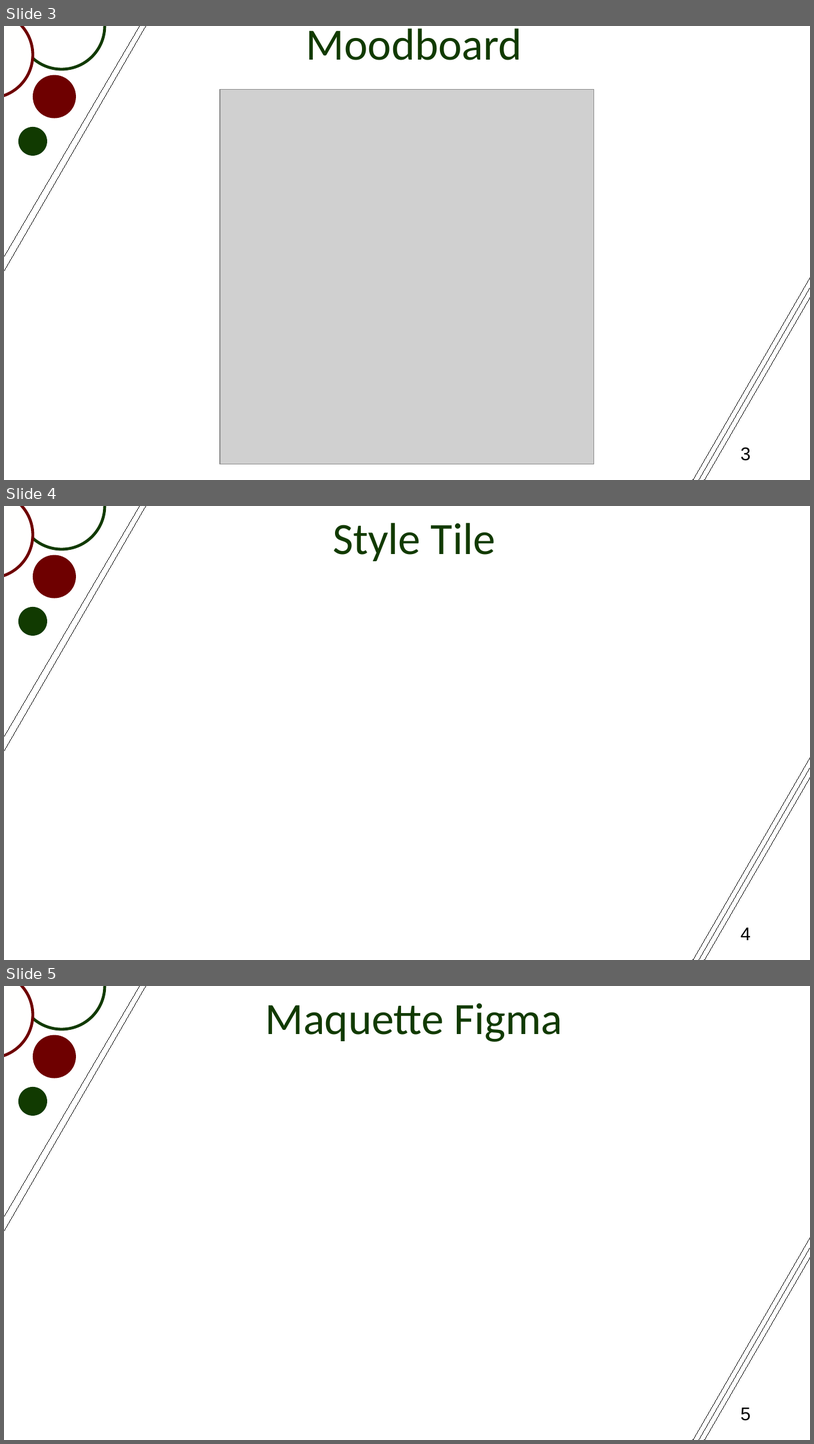
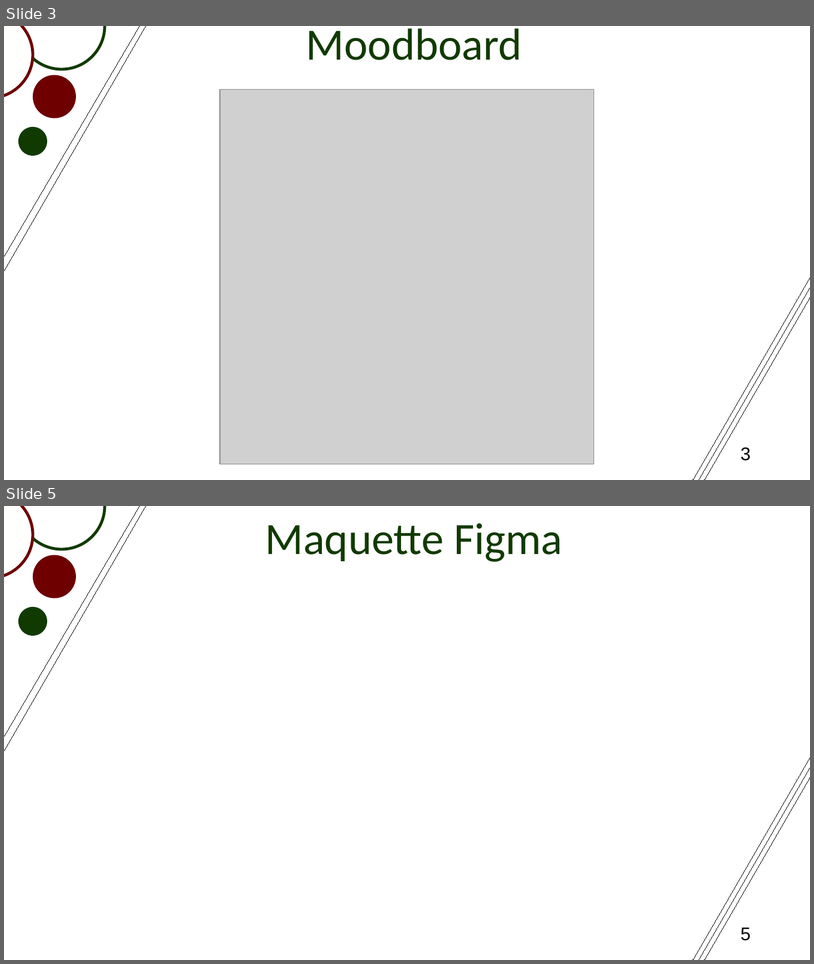
Before and after one commit to Tolrom/JeffPizza, a slide deck: presentation.odp. Shown one above the other, each under a label of ours: slides 3, 4 and 5 before the commit, slides 3 and 5 after it; the slides between them are not shown. The pictures are 814x1444 and 814x964 pixels, drawn with LibreOffice and Linux fonts; fonts in the diff are those of the drawing; grey boxes stand for pictures. Boxes give left, top, right and bottom in pixels: in the first picture for what was removed or moved away, otherwise in the second. Text is boxed around its words. In the diff, an @@ line names an element or a change of style, - is before the commit and + after.

```diff
--- a/presentation.odp
+++ b/presentation.odp
@@ slide 4 removed at [4, 506, 810, 960], background #FFFFFF @@
@@ line removed from (4, 751) to (163, 506) @@
@@ line removed from (4, 736) to (148, 506) @@
@@ ellipse removed at [4, 506, 33, 578] @@
@@ ellipse removed at [18, 506, 105, 549] @@
@@ text removed at [333, 523, 495, 561] @@
-Style Tile
@@ ellipse removed at [33, 555, 76, 598] @@
@@ ellipse removed at [18, 607, 47, 636] @@
@@ line removed from (681, 960) to (810, 708) @@
@@ line removed from (687, 960) to (810, 708) @@
@@ line removed from (693, 960) to (810, 708) @@
@@ page number removed at [741, 927, 751, 940] @@
-4
```
Also in this commit, not shown: 1 slide changed, 1 slide added, 3 other files.
